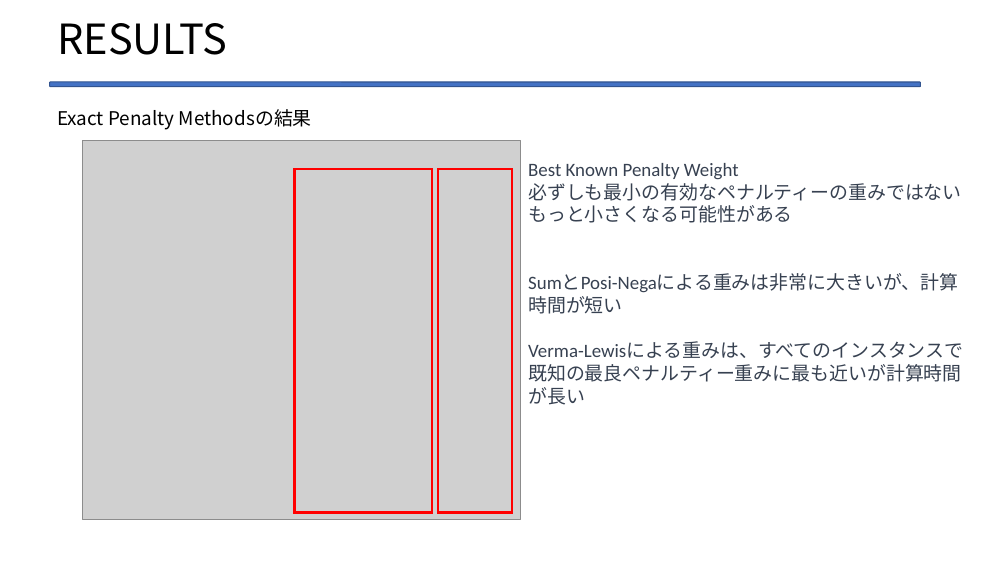
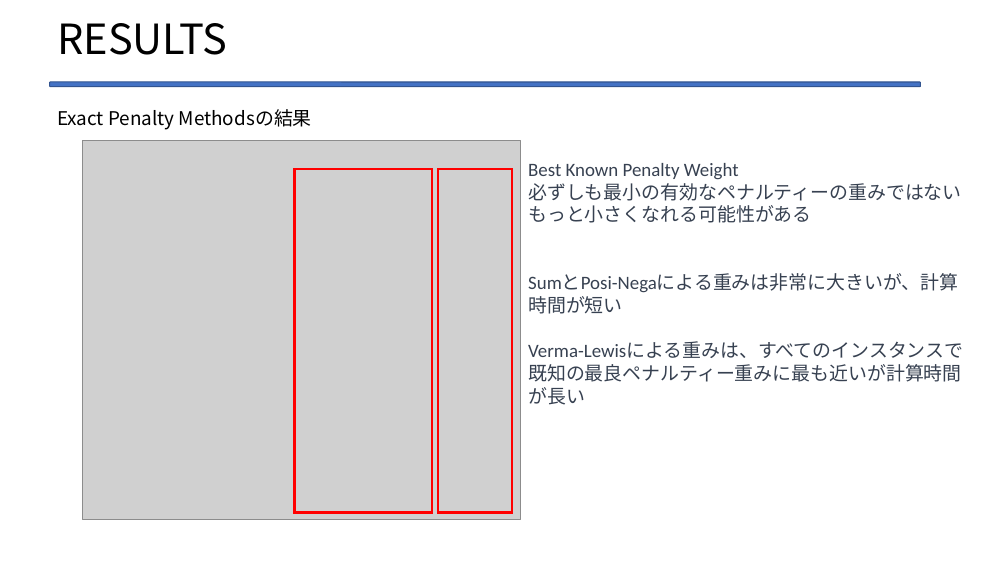
Before and after one commit to Legolas9999/zemi, a slide deck: slide 42 of lcj_ron_zemi2.pptx (slide 38 before the commit). Drawn at 1008x567 pixels with LibreOffice and Linux fonts; fonts in the diff are those of the drawing; grey boxes stand for pictures. Boxes give left, top, right and bottom in pixels: in the first picture for what was removed or moved away, otherwise in the second. Text is boxed around its words. In the diff, an @@ line names an element or a change of style, - is before the commit and + after.

```diff
--- a/lcj_ron_zemi2.pptx
+++ b/lcj_ron_zemi2.pptx
@@ text at (528, 205, 811, 223): text changed @@
-もっと小さくなる可能性がある
+もっと小さくなれる可能性がある
```
Also in this commit, not shown: 16 other slides changed, 4 slides added, 5 other files.
